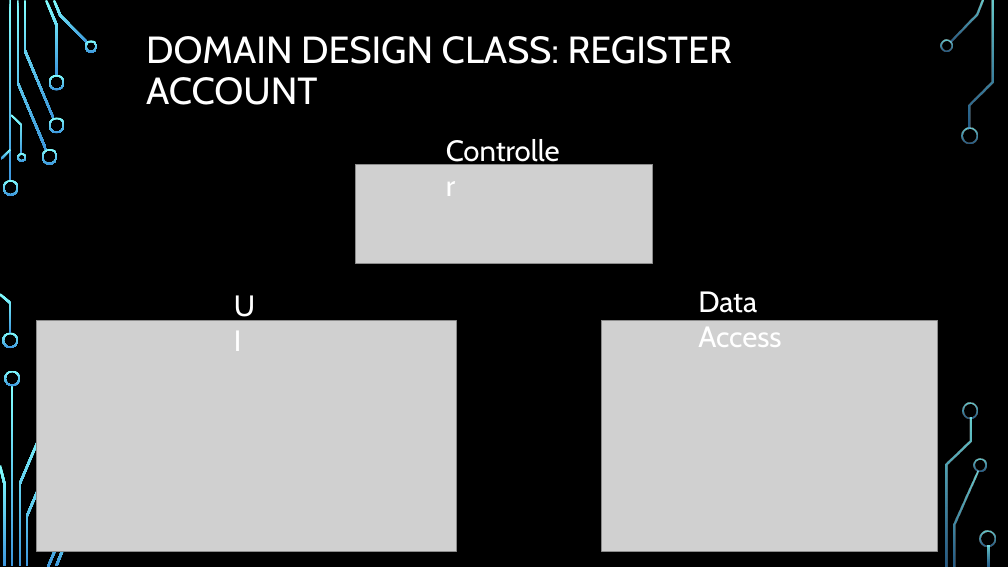
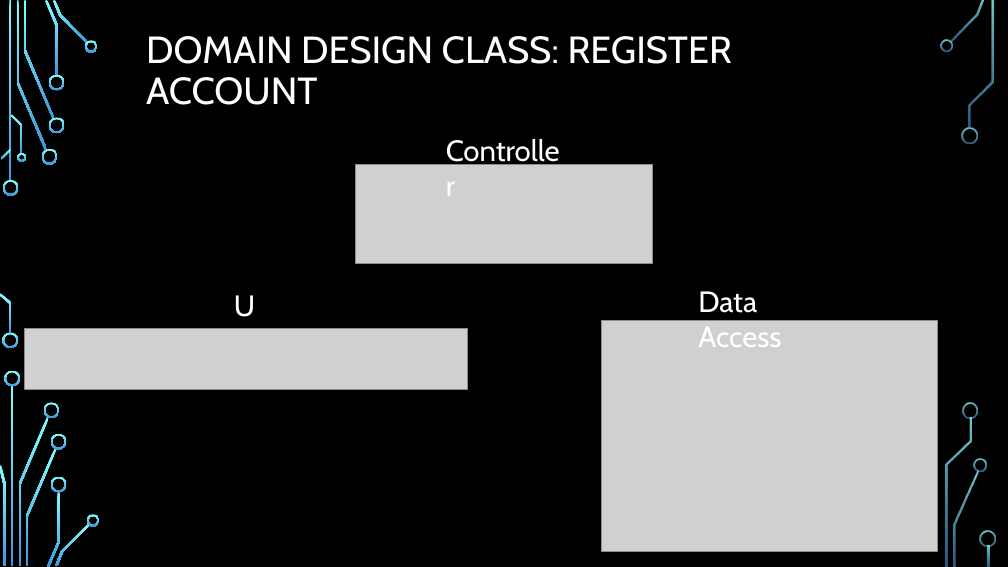
Before and after one commit to CheetoBuri/ProposalForSmartRide, a slide deck: slide 28 of TeamA2_Presentation_for_SmartRide.pptx. Drawn at 1008x567 pixels with LibreOffice and Linux fonts; fonts in the diff are those of the drawing; grey boxes stand for pictures; background and template pictures are left out. Boxes give left, top, right and bottom in pixels: in the first picture for what was removed or moved away, otherwise in the second. Text is boxed around its words. In the diff, an @@ line names an element or a change of style, - is before the commit and + after.

Commit message:
Updated docx, pdf, pptx files

```diff
--- a/TeamA2_Presentation_for_SmartRide.pptx
+++ b/TeamA2_Presentation_for_SmartRide.pptx
@@ picture added at (25, 329, 467, 389) @@
@@ picture removed at (36, 321, 457, 551) @@
@@ group added at (44, 402, 100, 526): 4 freeform shapes @@
```
Also in this commit, not shown: 2 other files.
